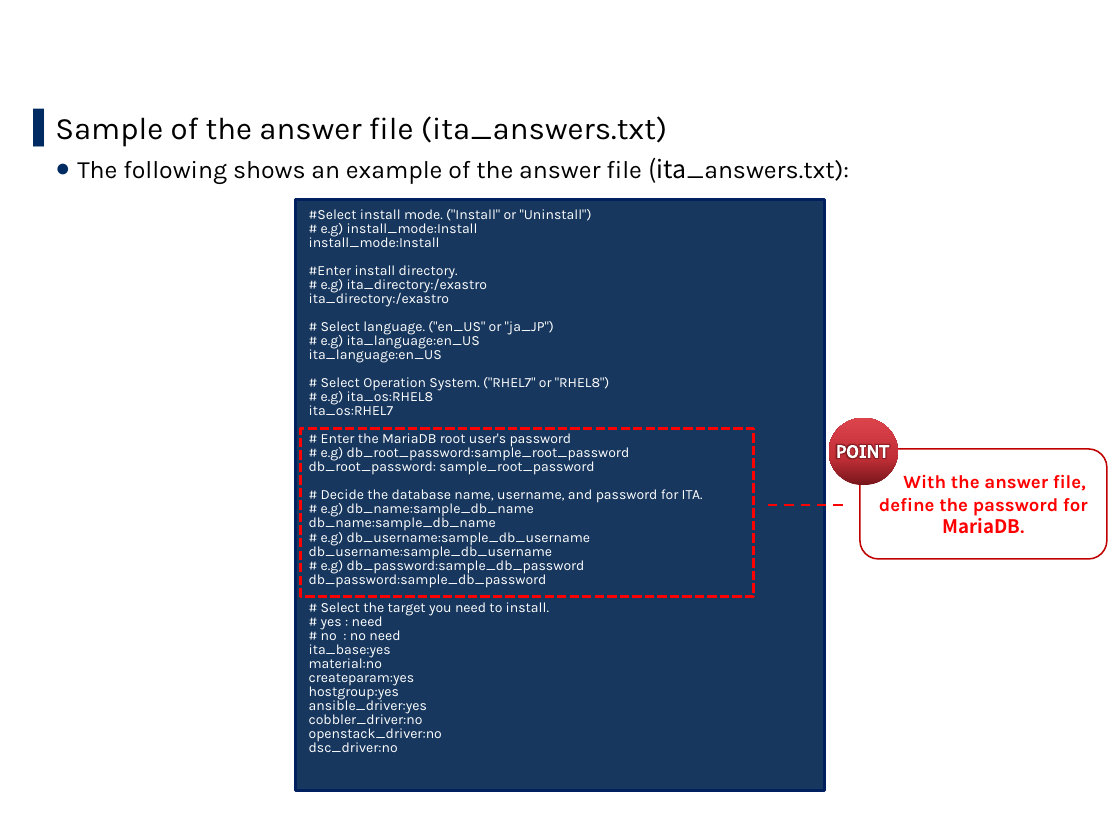
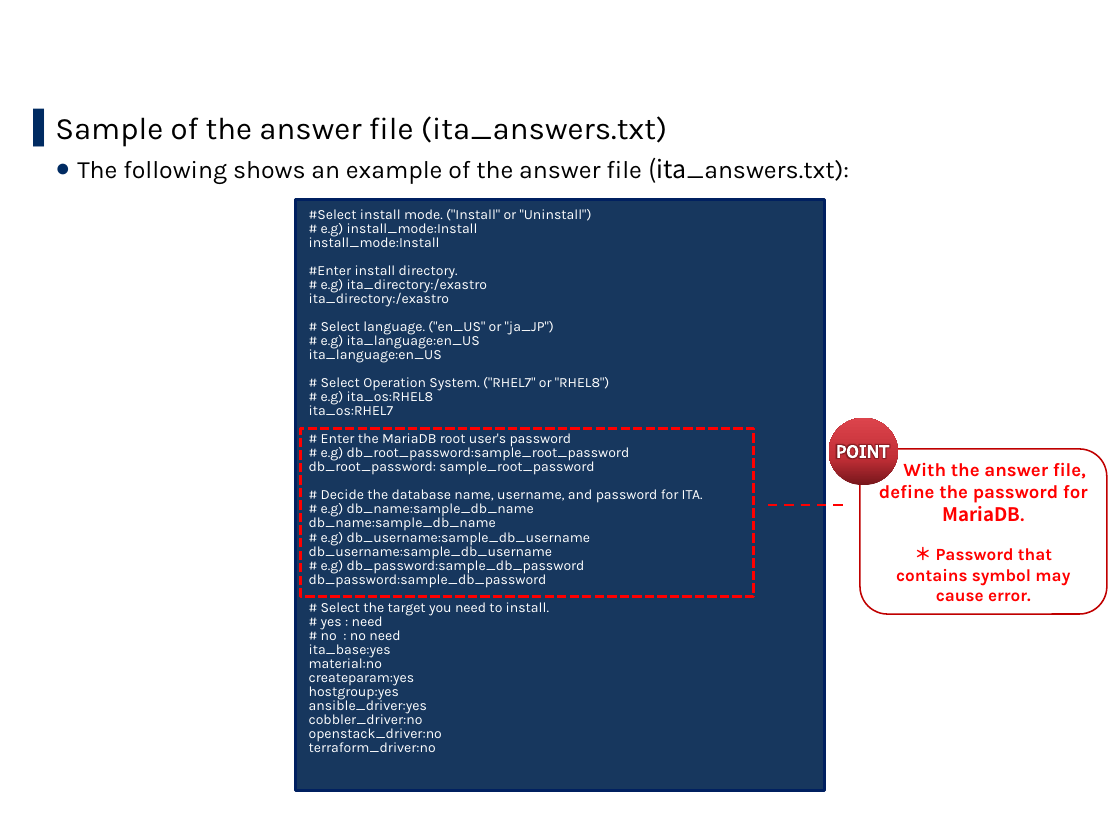
Before and after one commit to exastro-suite/it-automation-docs, a slide deck: slide 17 of asset/Learn/ITA-online-install_en.pptx. Drawn at 1120x840 pixels with LibreOffice and Linux fonts; fonts in the diff are those of the drawing; background and template pictures are left out. Boxes give left, top, right and bottom in pixels: in the first picture for what was removed or moved away, otherwise in the second. Text is boxed around its words. In the diff, an @@ line names an element or a change of style, - is before the commit and + after.

```diff
--- a/asset/Learn/ITA-online-install_en.pptx
+++ b/asset/Learn/ITA-online-install_en.pptx
@@ rounded rectangle "With the answer file, define ...": place and size @@
-rounded rectangle "With the answer file, define ..." at (860, 449, 1107, 559)
+rounded rectangle "With the answer file, define ..." at (860, 449, 1107, 614)
@@ text in rounded rectangle at (896, 548, 1070, 602): paragraph added @@
+＊ Password that contains symbol may cause error.
@@ text in rectangle at (309, 739, 436, 752): text changed @@
-dsc_driver:no
+terraform_driver:no
```
Also in this commit, not shown: 5 other slides changed.
